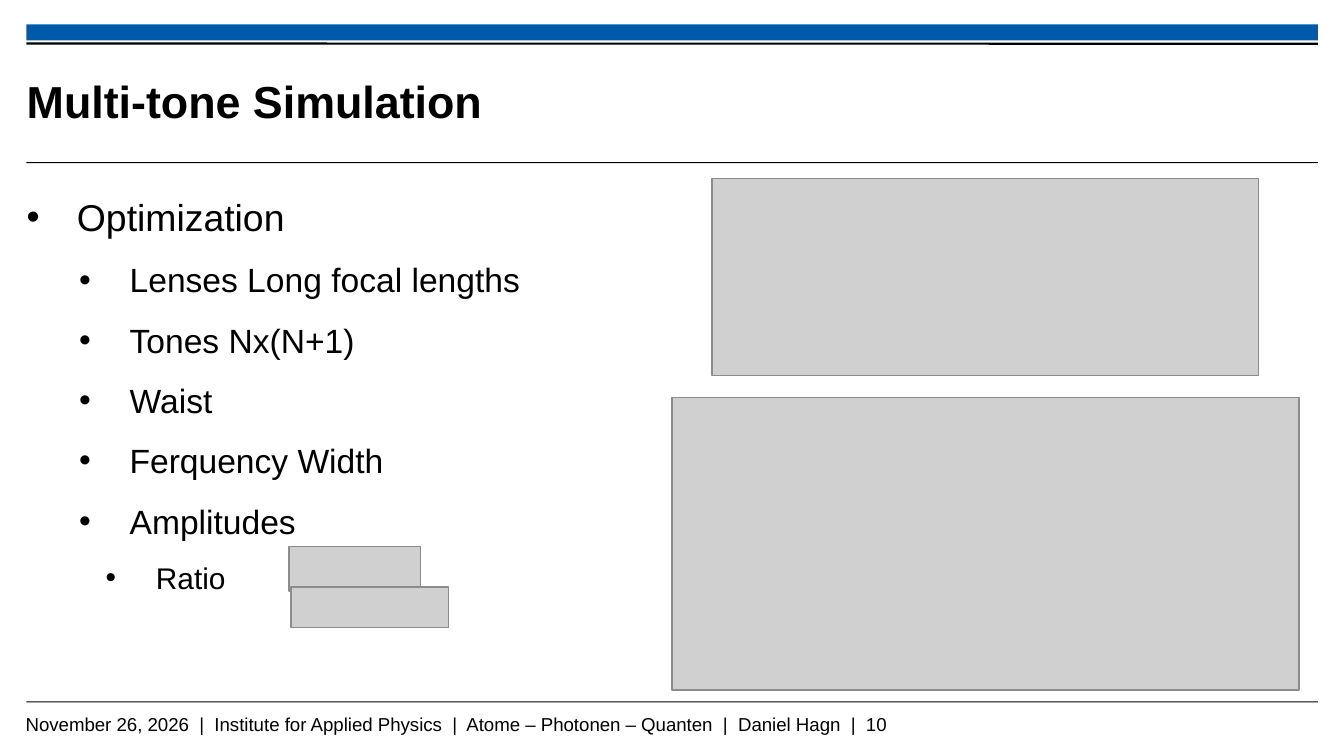
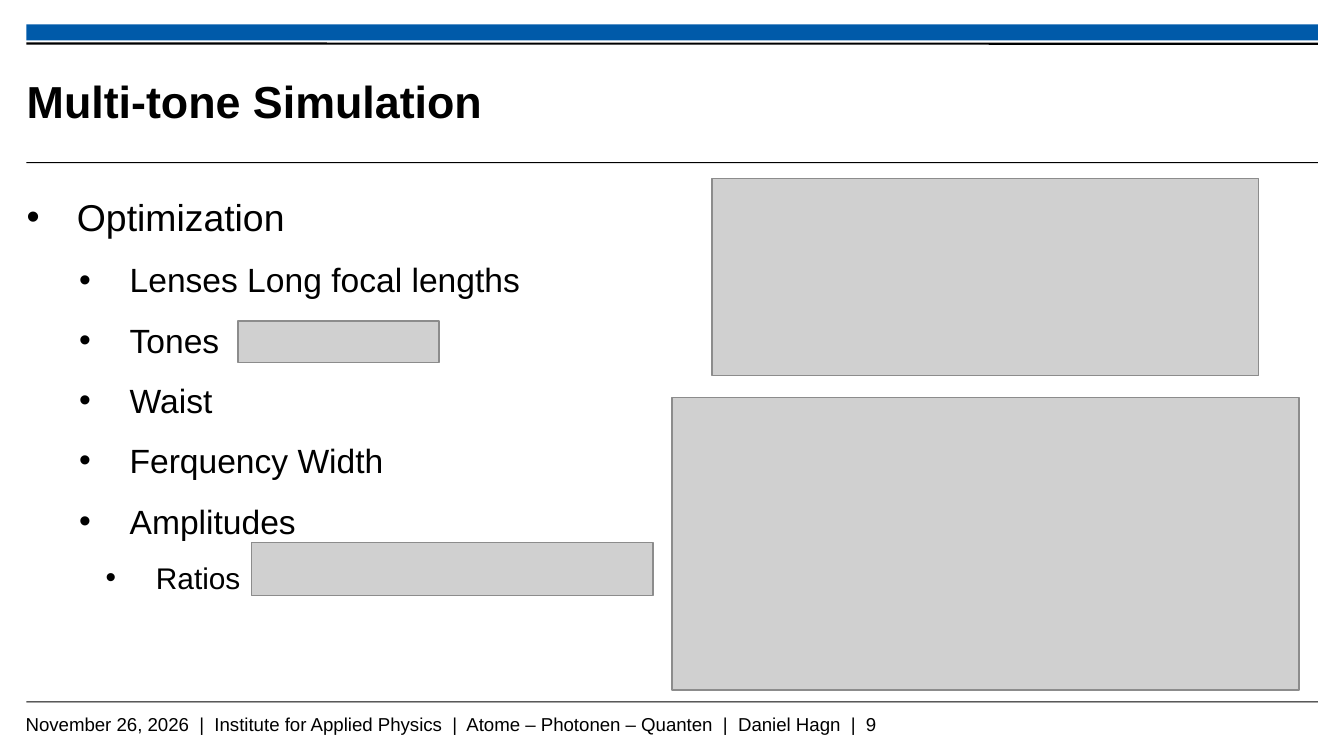
Before and after one commit to Daniel-Hagn-physik/Masterthesis_Backup, a slide deck: slide 9 of Hagn_Daniel_Mastervortrag.pptx (slide 10 before the commit). Drawn at 1344x756 pixels with LibreOffice and Linux fonts; fonts in the diff are those of the drawing; grey boxes stand for pictures; background and template pictures are left out. Boxes give left, top, right and bottom in pixels: in the first picture for what was removed or moved away, otherwise in the second. Text is boxed around its words. In the diff, an @@ line names an element or a change of style, - is before the commit and + after.

```diff
--- a/Hagn_Daniel_Mastervortrag.pptx
+++ b/Hagn_Daniel_Mastervortrag.pptx
@@ picture added at (x1=238, y1=321, x2=439, y2=363) @@
@@ text at (x1=130, y1=330, x2=220, y2=354): text changed @@
-    • Tones Nx(N+1)
+    • Tones
@@ text at (x1=156, y1=567, x2=240, y2=590): text changed @@
-      • Ratio
+      • Ratios
@@ picture added at (x1=251, y1=543, x2=653, y2=597) @@
@@ picture removed at (x1=289, y1=547, x2=421, y2=591) @@
@@ picture removed at (x1=292, y1=587, x2=449, y2=628) @@
@@ text at (x1=26, y1=717, x2=876, y2=735): text changed @@
-November 26, 2026 | Institute for Applied Physics | Atome – Photonen – Quanten | Daniel Hagn | 10
+November 26, 2026 | Institute for Applied Physics | Atome – Photonen – Quanten | Daniel Hagn | 9
```
Also in this commit, not shown: 5 other slides changed, 1 slide removed.
